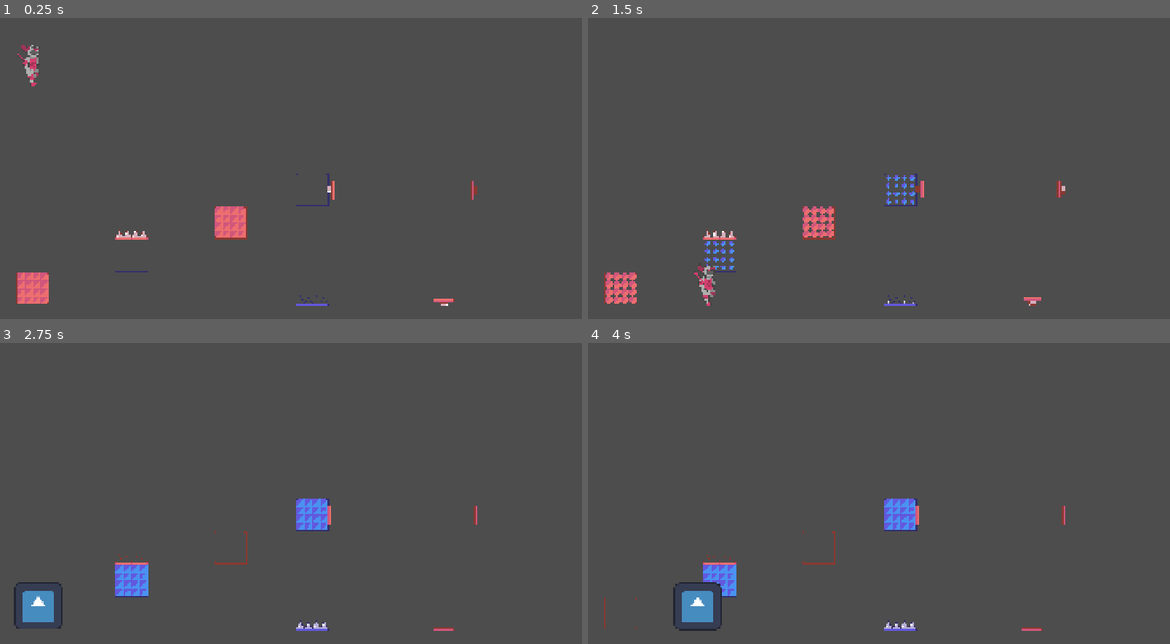
Above: before the commit, frames 1-4 (two rows, left to right).
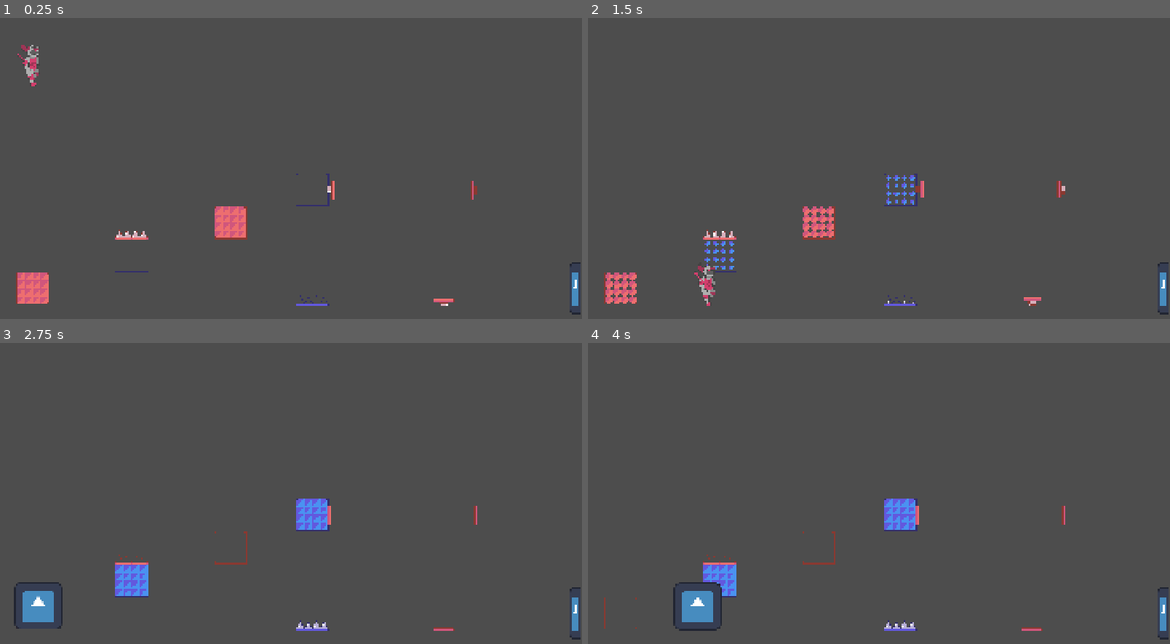
Above: after the commit, the same moments.

Repository: MatheoBrassart/The-Adventure-of-Beep-n-Boo-p
Game: Godot game, scene res://scenes/levels/level_test.tscn
The game is run twice, just before and just after one commit, with the same random seed, the same clock (stepped at 60 frames per second) and the same inputs. The engine's default icon, where the game draws it, is replaced by a stand-in: a white triangle on a blue panel in a dark square.
Inputs:
- Up to frame 1 (0.25 s): no input
- Up to frame 2 (1.5 s): hold D (move_right) from 0.53 s (still down); tap Shift (switch_character) at 0.6, 1.35 s; tap Space (jump) at 0.77 s
- Up to frame 3 (2.75 s): tap Space (jump) at 1.52 s; release D (move_right) at 2.03 s; hold A (move_left) from 2.03 s (still down); tap Shift (switch_character) at 2.1 s
- Up to frame 4 (4 s): release A (move_left) at 2.78 s; hold D (move_right) from 2.78 s (still down); tap Shift (switch_character) at 2.85, 3.6 s; tap Space (jump) at 3.02, 3.77 s

The runs differ from the first frame. In frame 1, 0.2% of the frame differs, in the area x 97-100%, y 81-99%; in frame 2, 0.2%; in frame 3, 0.2%; in frame 4, 0.2%.

Commit message:
Upgrading level switcher, added respawn position system

Diff:
--- a/the-adventure-of-beep-n'-boop/project.godot
+++ b/the-adventure-of-beep-n'-boop/project.godot
@@ -31,6 +31,8 @@
 Player=""
 BlocChange=""
 PicsChange=""
+GameInformations=""
+PlayerSpawn1=""
 
 [input]
 
--- a/the-adventure-of-beep-n'-boop/scenes/game_informations.tscn
+++ b/the-adventure-of-beep-n'-boop/scenes/game_informations.tscn
@@ -2,5 +2,5 @@
 
 [ext_resource type="Script" uid="uid://5vqapnbh8ex6" path="res://scripts/game_informations.gd" id="1_y7y5n"]
 
-[node name="Game Informations" type="Node2D"]
+[node name="Game Informations" type="Node2D" groups=["GameInformations"]]
 script = ExtResource("1_y7y5n")
--- a/the-adventure-of-beep-n'-boop/scenes/level design elements/bloc_change.tscn
+++ b/the-adventure-of-beep-n'-boop/scenes/level design elements/bloc_change.tscn
@@ -169,7 +169,7 @@
 
 [node name="AnimatedSprite2DBlocChangeBeep" type="AnimatedSprite2D" parent="."]
 sprite_frames = SubResource("SpriteFrames_4881c")
-animation = &"defaultInactive"
+animation = &"defaultActive"
 
 [node name="AnimatedSprite2DBlocChangeBoop" type="AnimatedSprite2D" parent="."]
 sprite_frames = SubResource("SpriteFrames_aav20")
--- /dev/null
+++ b/the-adventure-of-beep-n'-boop/scenes/level design elements/level_switcher.tscn
@@ -0,0 +1,20 @@
+[gd_scene load_steps=4 format=3 uid="uid://dk0vp307e0hmr"]
+
+[ext_resource type="Texture2D" uid="uid://desbr1erhdkrq" path="res://icon.svg" id="1_ayx0p"]
+[ext_resource type="Script" uid="uid://fmt4r70ixc6q" path="res://scripts/level_switcher.gd" id="1_qvkg8"]
+
+[sub_resource type="RectangleShape2D" id="RectangleShape2D_qvkg8"]
+size = Vector2(20, 98)
+
+[node name="level_switcher" type="Area2D"]
+script = ExtResource("1_qvkg8")
+
+[node name="CollisionShape2D" type="CollisionShape2D" parent="."]
+shape = SubResource("RectangleShape2D_qvkg8")
+
+[node name="Sprite2D" type="Sprite2D" parent="."]
+position = Vector2(1.9073486e-06, 0)
+scale = Vector2(0.15625001, 0.765625)
+texture = ExtResource("1_ayx0p")
+
+[connection signal="body_entered" from="." to="." method="_on_body_entered"]
--- a/the-adventure-of-beep-n'-boop/scenes/levels/level_test.tscn
+++ b/the-adventure-of-beep-n'-boop/scenes/levels/level_test.tscn
@@ -1,9 +1,10 @@
-[gd_scene load_steps=6 format=3 uid="uid://ehcj0v1qs0ab"]
+[gd_scene load_steps=7 format=3 uid="uid://ehcj0v1qs0ab"]
 
 [ext_resource type="PackedScene" uid="uid://bpyurbx843djn" path="res://scenes/player.tscn" id="1_jp5fc"]
 [ext_resource type="PackedScene" uid="uid://b0c3ta4epvr3w" path="res://scenes/level design elements/pics_change.tscn" id="2_4ptlp"]
 [ext_resource type="PackedScene" uid="uid://bkfqv7f3qk1lj" path="res://scenes/level design elements/bloc_change.tscn" id="3_ycf23"]
 [ext_resource type="PackedScene" uid="uid://dxd3i08icmkgx" path="res://scenes/level design elements/ressort_change.tscn" id="4_4ptlp"]
+[ext_resource type="PackedScene" uid="uid://dk0vp307e0hmr" path="res://scenes/level design elements/level_switcher.tscn" id="5_ycf23"]
 
 [sub_resource type="WorldBoundaryShape2D" id="WorldBoundaryShape2D_e73ws"]
 distance = -285.0
@@ -61,3 +62,10 @@
 [node name="RessortChange4" parent="Level elements" instance=ExtResource("4_4ptlp")]
 position = Vector2(868, 372)
 rotation = -1.5707964
+
+[node name="level_switcher" parent="Level elements" instance=ExtResource("5_ycf23")]
+position = Vector2(1085, 558)
+TO_WHICH_LEVEL_DOES_IT_LEAD = "level_test_2"
+
+[node name="PlayerSpawn1" type="Node2D" parent="Level elements" groups=["PlayerSpawn1"]]
+position = Vector2(930, 527)
--- /dev/null
+++ b/the-adventure-of-beep-n'-boop/scenes/levels/level_test_2.tscn
@@ -0,0 +1,28 @@
+[gd_scene load_steps=4 format=3 uid="uid://b8j8o76qco2ax"]
+
+[ext_resource type="PackedScene" uid="uid://bpyurbx843djn" path="res://scenes/player.tscn" id="1_6brol"]
+[ext_resource type="PackedScene" uid="uid://dk0vp307e0hmr" path="res://scenes/level design elements/level_switcher.tscn" id="2_ha63a"]
+
+[sub_resource type="WorldBoundaryShape2D" id="WorldBoundaryShape2D_ha63a"]
+distance = -285.0
+
+[node name="Level Test 2" type="Node2D"]
+
+[node name="Camera2D" type="Camera2D" parent="."]
+position = Vector2(548.7, 308.6)
+rotation = -1.5707964
+zoom = Vector2(1.75, 1.75)
+
+[node name="Player" parent="." instance=ExtResource("1_6brol")]
+position = Vector2(354, 266)
+
+[node name="StaticBody2D" type="StaticBody2D" parent="."]
+position = Vector2(0, 310)
+
+[node name="CollisionShape2D" type="CollisionShape2D" parent="StaticBody2D"]
+shape = SubResource("WorldBoundaryShape2D_ha63a")
+
+[node name="level_switcher" parent="." instance=ExtResource("2_ha63a")]
+position = Vector2(18, 561)
+TO_WHICH_LEVEL_DOES_IT_LEAD = "level_test"
+WHICH_ENTRANCE = 1
--- a/the-adventure-of-beep-n'-boop/scripts/game_informations.gd
+++ b/the-adventure-of-beep-n'-boop/scripts/game_informations.gd
@@ -3,6 +3,12 @@
 var listOfBlocChanges = []
 var listOfPicsChanges = []
 var listOfPlayer = []
+
+var LEVELTEST_1 = "res://scenes/levels/level_test.tscn"
+var LEVELTEST_2 = "res://scenes/levels/level_test_2.tscn"
+var listOfLevels = [LEVELTEST_1, LEVELTEST_2]
+
+var WHERE_TO_RESPAWN_PLAYER = 0
 
 func _process(_delta: float) -> void:
 
--- /dev/null
+++ b/the-adventure-of-beep-n'-boop/scripts/level_switcher.gd
@@ -0,0 +1,14 @@
+extends Area2D
+
+# Indicates to which level this exit will lead to
+@export var TO_WHICH_LEVEL_DOES_IT_LEAD = "0"
+# Indicates to which entrance the player will be teleported to in the nex level
+@export var WHICH_ENTRANCE = 0
+
+
+func _on_body_entered(body: Node2D) -> void:
+
+	if body.is_in_group("Player") == true:
+		get_tree().get_first_node_in_group("GameInformations").WHERE_TO_RESPAWN_PLAYER = WHICH_ENTRANCE
+		var LEVEL_TO_LEAD_TO = "res://scenes/levels/" + TO_WHICH_LEVEL_DOES_IT_LEAD + ".tscn"
+		get_tree().change_scene_to_file.call_deferred(LEVEL_TO_LEAD_TO)
--- a/the-adventure-of-beep-n'-boop/scripts/pics_change.gd
+++ b/the-adventure-of-beep-n'-boop/scripts/pics_change.gd
@@ -62,4 +62,4 @@
 func _on_body_entered(body: Node2D) -> void:
 
 	if body.is_in_group("Player") == true:
-		body.player_death()
+		body.player_death.call_deferred()
--- a/the-adventure-of-beep-n'-boop/scripts/player.gd
+++ b/the-adventure-of-beep-n'-boop/scripts/player.gd
@@ -17,8 +17,10 @@
 @onready var animatedSpriteBeep: AnimatedSprite2D = $SpriteBeep
 @onready var spriteBoop: Sprite2D = $SpriteBoop
 
-# Variable that actiavtes when the player hits by a ressort.
+# Variable that activates when the player hits a ressort
 var HIT_RESSORT = false
+
+@onready var gameInformations = get_tree().get_first_node_in_group("GameInformations")
 
 
 func _ready() -> void:
@@ -30,6 +32,8 @@
 	else:
 		spriteBoop.show()
 		animatedSpriteBeep.hide()
+
+	check_respawn_location()
 
 
 func _physics_process(delta: float) -> void:
@@ -117,3 +121,9 @@
 
 	HIT_RESSORT = true
 	ACCELERATION = 10
+
+
+func check_respawn_location():
+
+	if gameInformations.WHERE_TO_RESPAWN_PLAYER == 1:
+		position = get_tree().get_first_node_in_group("PlayerSpawn1").position
Not shown, added: the-adventure-of-beep-n'-boop/scripts/level_switcher.gd.uid
